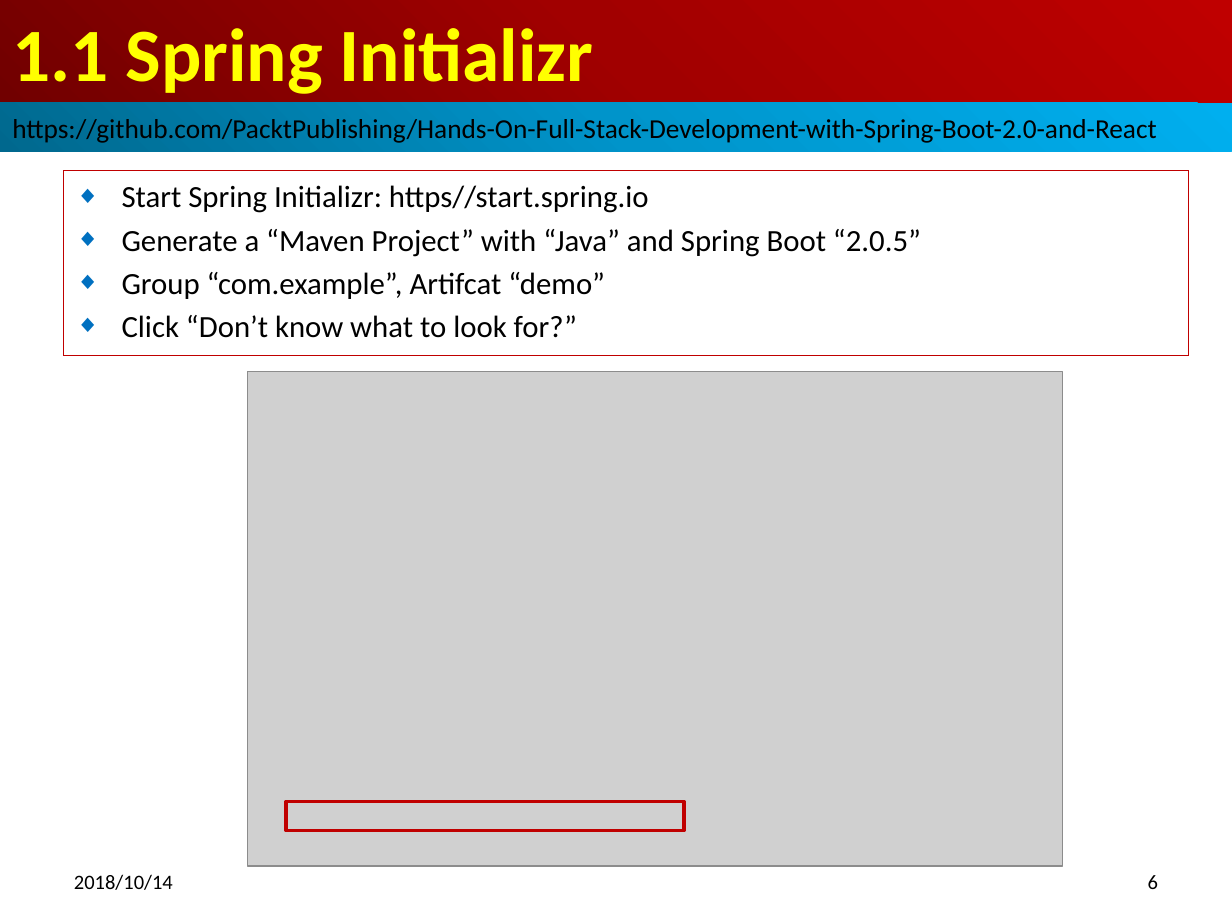
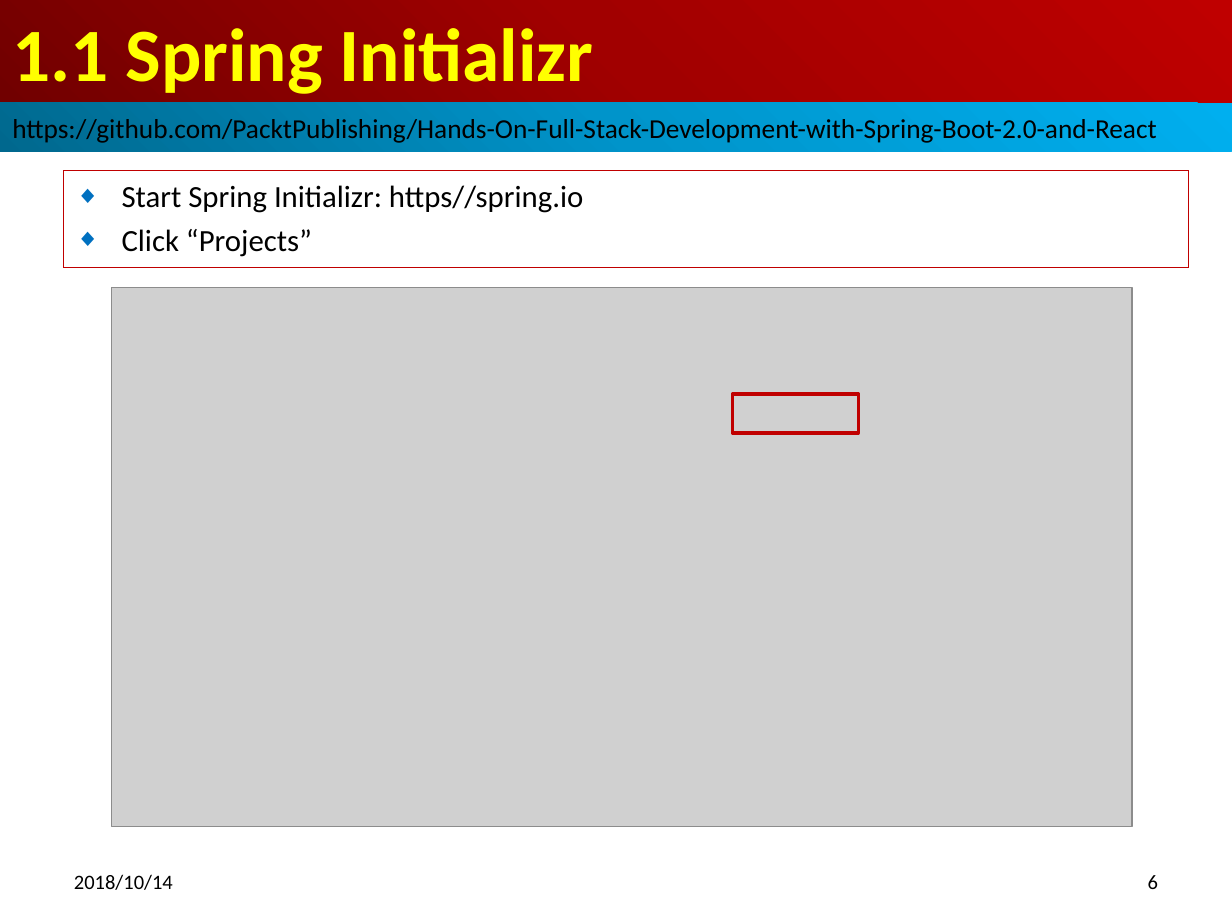
Before and after one commit to peterhchen/full-stack-spring-boot, a slide deck: slide 6 of 15_Ch01_Setup.pptx. Drawn at 1232x924 pixels with LibreOffice and Linux fonts; fonts in the diff are those of the drawing; grey boxes stand for pictures. Boxes give left, top, right and bottom in pixels: in the first picture for what was removed or moved away, otherwise in the second. Text is boxed around its words. In the diff, an @@ line names an element or a change of style, - is before the commit and + after.

```diff
--- a/15_Ch01_Setup.pptx
+++ b/15_Ch01_Setup.pptx
@@ subtitle "Start Spring Initializr: https//spring.io": place and size @@
-subtitle "Start Spring Initializr: https//spring.io" at box(63, 171, 1188, 356)
+subtitle "Start Spring Initializr: https//spring.io" at box(63, 171, 1188, 269)
@@ subtitle at box(122, 185, 583, 257): text changed @@
-◆ Start Spring Initializr: https//start.spring.io
-◆ Generate a “Maven Project” with “Java” and Spring Boot “2.0.5”
-◆ Group “com.example”, Artifcat “demo”
-◆ Click “Don’t know what to look for?”
+◆ Start Spring Initializr: https//spring.io
+◆ Click “Projects”
@@ picture: place and size @@
-picture at box(248, 371, 1062, 866)
+picture at box(112, 287, 1132, 827)
@@ rectangle: place and size @@
-rectangle at box(286, 802, 684, 832)
+rectangle at box(732, 394, 857, 432)
```
Also in this commit, not shown: 7 other slides changed, 9 slides added, 9 other files.
